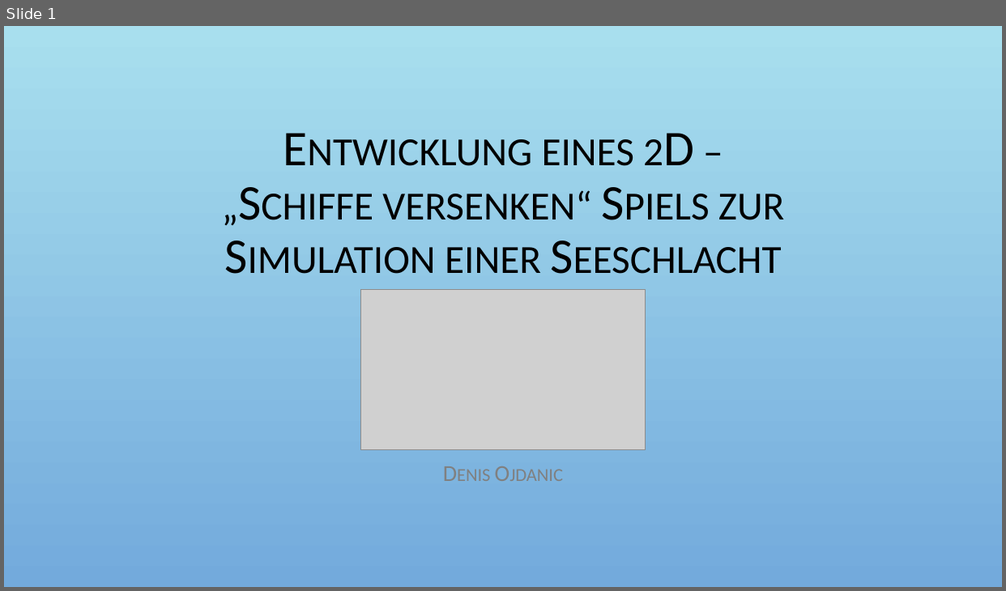
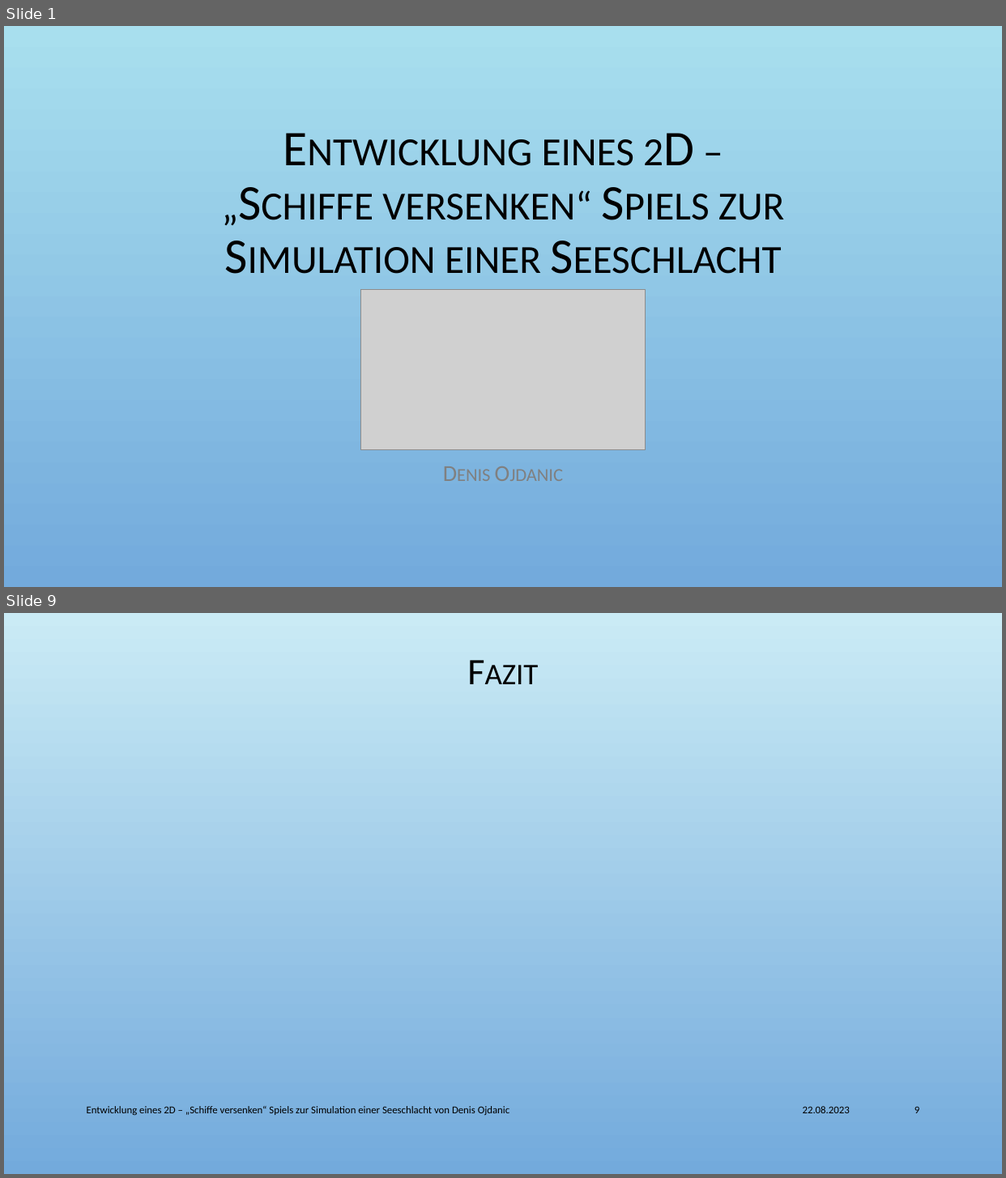
Before and after one commit to Der-Denis/Schiffe-versenken, a slide deck: Dokumente/Projektpräsentation.pptx. Shown one above the other, each under a label of ours: slide 1 before the commit, slides 1 and 9 after it; the slides between them are not shown. The pictures are 1006x591 and 1006x1178 pixels, drawn with LibreOffice and Linux fonts; fonts in the diff are those of the drawing; grey boxes stand for pictures; background and template pictures are left out. Boxes give left, top, right and bottom in pixels: in the first picture for what was removed or moved away, otherwise in the second. Text is boxed around its words. In the diff, an @@ line names an element or a change of style, - is before the commit and + after.

```diff
--- a/Dokumente/Projektpräsentation.pptx
+++ b/Dokumente/Projektpräsentation.pptx
@@ slide 9 added at bbox=[4, 613, 1002, 1174], background picture (left out) @@
@@ title added at bbox=[79, 637, 927, 707], 36 pt, text #000000, small capitals @@
+Fazit
@@ text added at bbox=[87, 1106, 509, 1115], 10 pt, text #000000 @@
+Entwicklung eines 2D – „Schiffe versenken“ Spiels zur Simulation einer Seeschlacht von Denis Ojdanic
@@ text added at bbox=[803, 1106, 850, 1114], 10 pt, text #000000 @@
+22.08.2023
@@ page number added at bbox=[914, 1106, 919, 1114], 10 pt, text #000000 @@
+9
```
Also in this commit, not shown: 5 slides changed, 3 other slides added, 1 other file.
